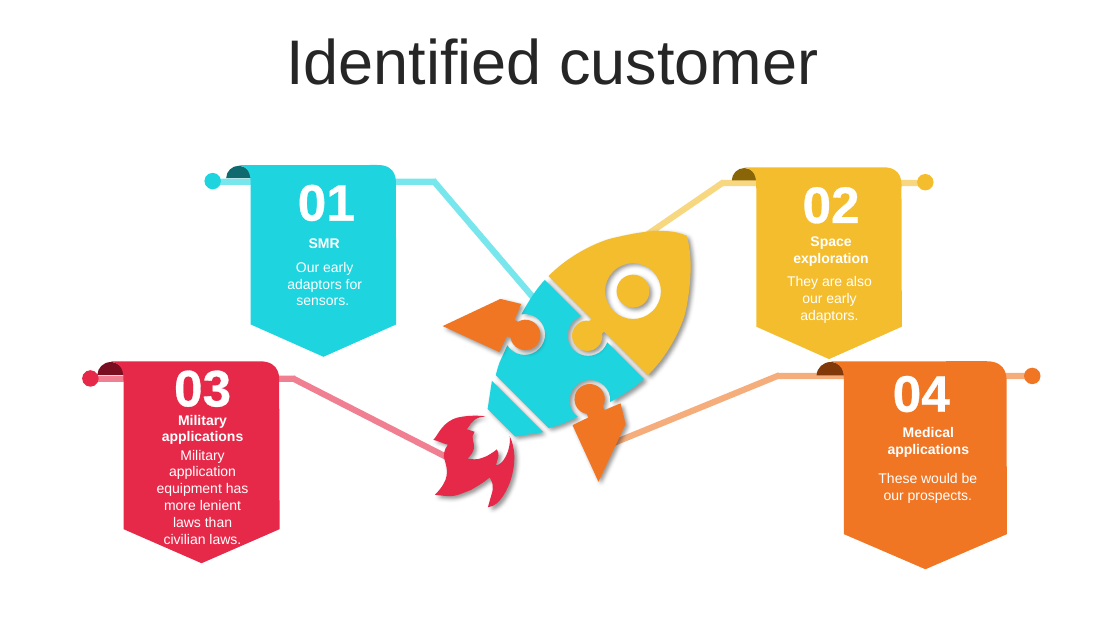
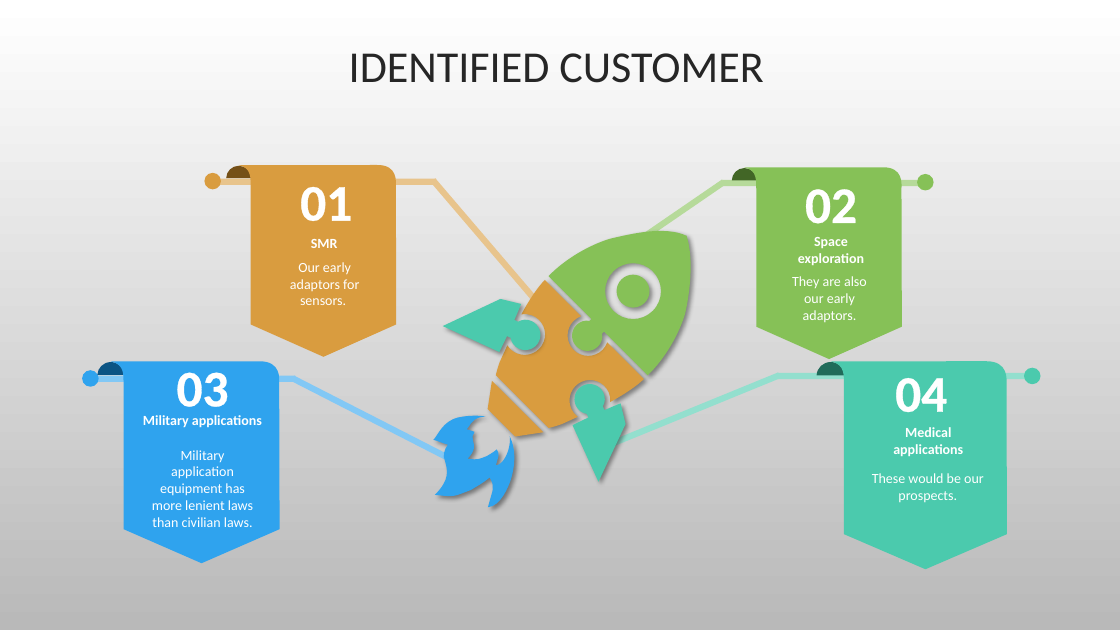
Before and after one commit to fam007e/EMINE_22_24, a slide deck: slide 12 of ESADE/NVCP/Businessman Target Marketing PowerPoint Templates 1.pptx (slide 6 before the commit). Drawn at 1120x630 pixels with LibreOffice and Linux fonts; fonts in the diff are those of the drawing; background and template pictures are left out. Boxes give left, top, right and bottom in pixels: in the first picture for what was removed or moved away, otherwise in the second. Text is boxed around its words. In the diff, an @@ line names an element or a change of style, - is before the commit and + after.

```diff
--- a/ESADE/NVCP/Businessman Target Marketing PowerPoint Templates 1.pptx
+++ b/ESADE/NVCP/Businessman Target Marketing PowerPoint Templates 1.pptx
@@ background #FFFFFF to picture (left out) @@
@@ text at bbox=[349, 53, 763, 83]: text changed; size 54 to 37.8 pt; font Arial to Calibri @@
-Identified customer
+IDENTIFIED CUSTOMER
@@ rectangle at bbox=[214, 179, 436, 185]: fill #77E6ED to #E8C48C @@
@@ freeform shape at bbox=[226, 166, 252, 179]: fill #0F6A6F to #755017 @@
@@ rectangle at bbox=[431, 178, 542, 307]: fill #77E6ED to #E8C48C @@
@@ rectangle at bbox=[597, 179, 726, 270]: fill #F8D781 to #B6DA9A @@
@@ freeform shape at bbox=[732, 168, 757, 180]: fill #896507 to #426626 @@
@@ fill #F4BD2D to #86C157 in 3 elements at bbox=[918, 174, 934, 191], bbox=[744, 167, 902, 359], bbox=[527, 187, 737, 396] @@
@@ rectangle at bbox=[723, 180, 931, 186]: fill #F8D781 to #B6DA9A @@
@@ font Arial to Calibri in 12 elements at bbox=[300, 187, 352, 221], bbox=[290, 262, 359, 305], bbox=[311, 239, 338, 248], bbox=[177, 372, 229, 419], bbox=[152, 450, 253, 527], bbox=[143, 415, 262, 428], bbox=[895, 378, 947, 412], bbox=[872, 473, 984, 502], bbox=[893, 427, 963, 456], bbox=[805, 189, 857, 224], bbox=[792, 276, 867, 322], bbox=[798, 237, 864, 265] @@
@@ fill #F07624 to #4BCAAD in 4 elements at bbox=[1024, 368, 1041, 385], bbox=[831, 361, 1007, 570], bbox=[542, 375, 649, 482], bbox=[443, 276, 550, 383] @@
@@ fill #1ED4DE to #D99C3F in 3 elements at bbox=[204, 173, 221, 190], bbox=[239, 165, 396, 356], bbox=[450, 280, 645, 474] @@
@@ rectangle at bbox=[93, 376, 295, 381]: fill #F07F92 to #82C8F5 @@
@@ freeform shape at bbox=[97, 363, 124, 375]: fill #790E20 to #0B5484 @@
@@ rectangle at bbox=[292, 375, 454, 462]: fill #F07F92 to #82C8F5 @@
@@ rectangle at bbox=[610, 372, 781, 447]: fill #F6AD7C to #93DFCE @@
@@ rectangle at bbox=[778, 373, 1029, 379]: fill #F6AD7C to #93DFCE @@
@@ freeform shape at bbox=[817, 362, 845, 375]: fill #813909 to #206B5A @@
@@ fill #E62949 to #2FA3EE in 3 elements at bbox=[82, 371, 99, 387], bbox=[111, 361, 280, 563], bbox=[405, 399, 536, 531] @@
```
Also in this commit, not shown: 7 other slides changed, 6 slides added, 6 slides removed, 5 other files.
